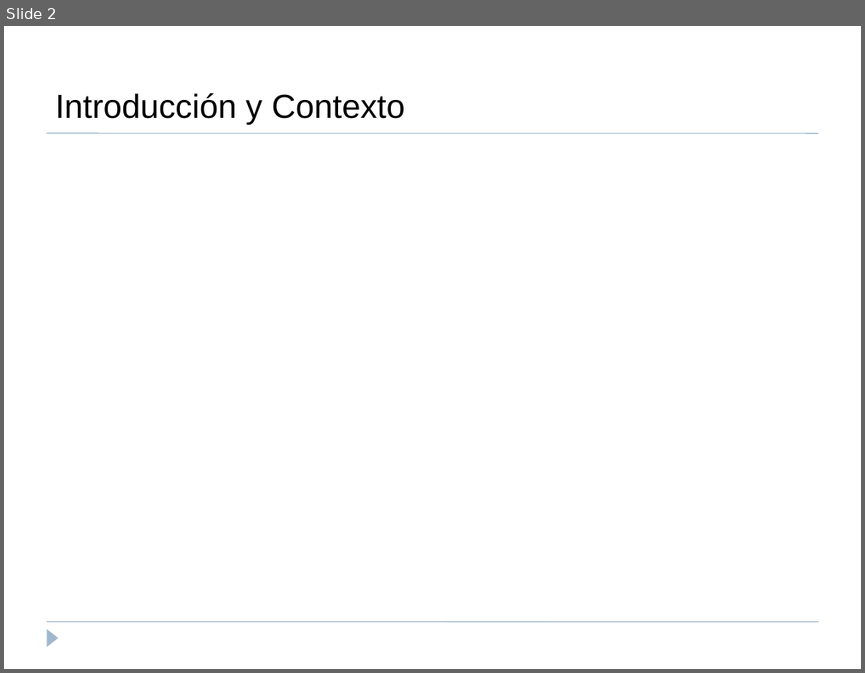
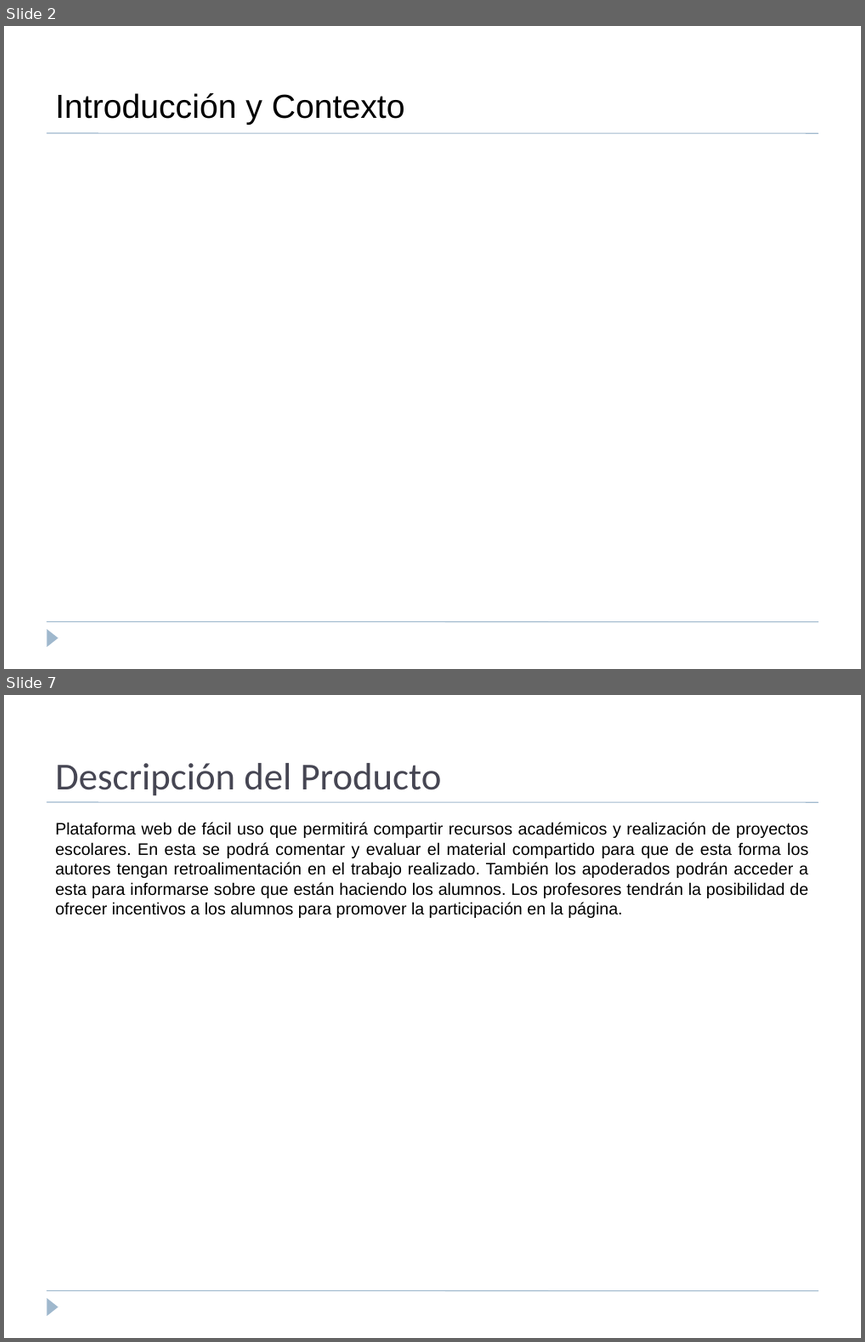
Before and after one commit to LeFranck/Desarrollo-de-Software, a slide deck: Presentaciones/Plantilla Visión y Alcances edit.ppt. Shown one above the other, each under a label of ours: slide 2 before the commit, slides 2 and 7 after it; the slides between them are not shown. The pictures are 865x673 and 865x1342 pixels, drawn with LibreOffice and Linux fonts; fonts in the diff are those of the drawing. Boxes give left, top, right and bottom in pixels: in the first picture for what was removed or moved away, otherwise in the second. Text is boxed around its words. In the diff, an @@ line names an element or a change of style, - is before the commit and + after.

```diff
--- a/Presentaciones/Plantilla Visión y Alcances edit.ppt
+++ b/Presentaciones/Plantilla Visión y Alcances edit.ppt
@@ slide 7 added at bbox=[4, 695, 861, 1338], background #FFFFFF; not listed: 3 template elements that a slide beside it also shows @@
@@ text added at bbox=[55, 763, 442, 796], 32 pt, text #464653 @@
+Descripción del Producto
@@ text added at bbox=[55, 822, 808, 918], 14 pt, text #000000 @@
+Plataforma web de fácil uso que permitirá compartir recursos académicos y realización de proyectos escolares. En esta se podrá comentar y evaluar el material compartido para que de esta forma los autores tengan retroalimentación en el trabajo realizado. También los apoderados podrán acceder a esta para informarse sobre que están haciendo los alumnos. Los profesores tendrán la posibilidad de ofrecer incentivos a los alumnos para promover la participación en la página.
```
Also in this commit, not shown: 2 slides changed, 1 other slide added, 1 slide removed, 4 other files.
